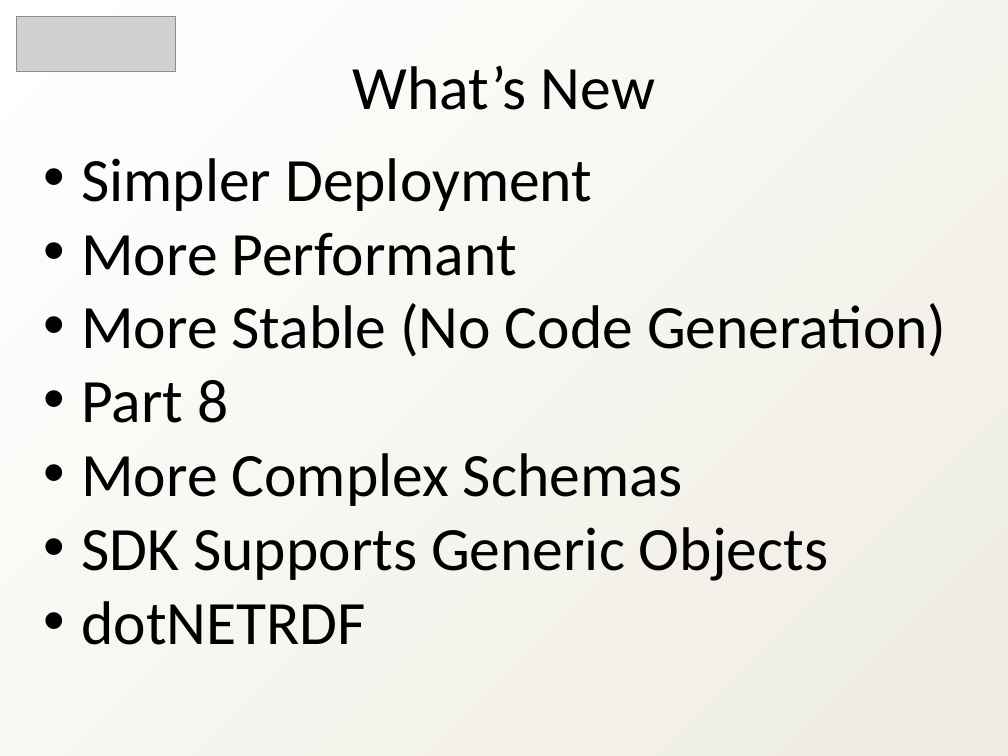
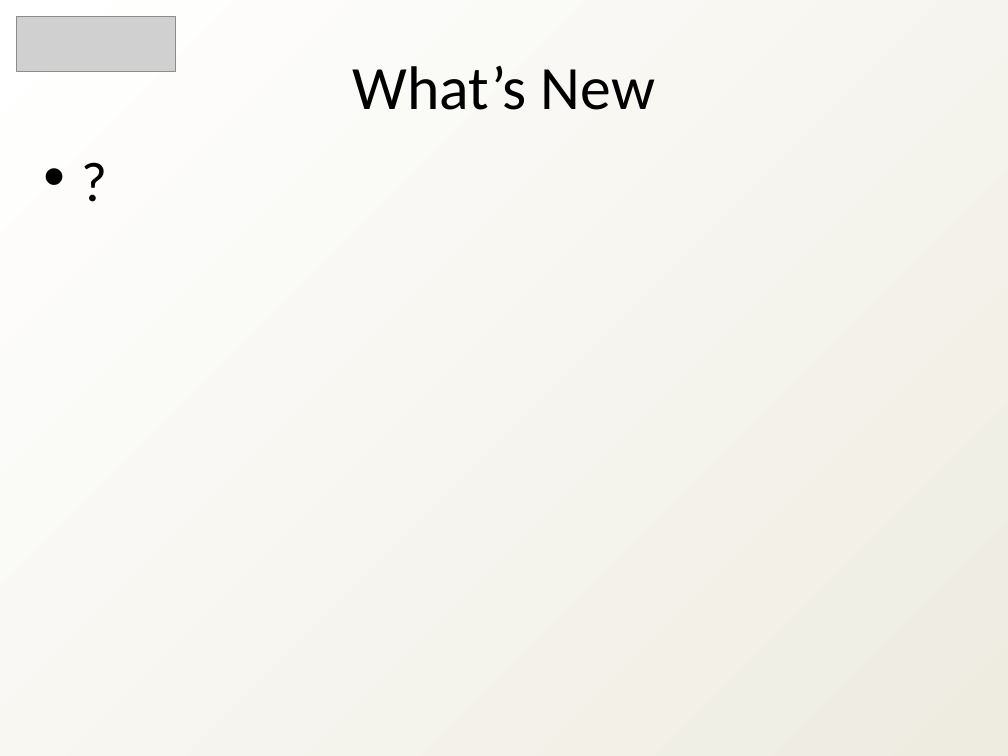
Before and after one commit to heyena/iring-tools, a slide deck: slide 3 of trunk/Documentation/iRINGTools_Overview_v2.1.0.ppt (slide 2 before the commit). Drawn at 1008x756 pixels with LibreOffice and Linux fonts; fonts in the diff are those of the drawing; grey boxes stand for pictures. Boxes give left, top, right and bottom in pixels: in the first picture for what was removed or moved away, otherwise in the second. Text is boxed around its words. In the diff, an @@ line names an element or a change of style, - is before the commit and + after.

```diff
--- a/trunk/Documentation/iRINGTools_Overview_v2.1.0.ppt
+++ b/trunk/Documentation/iRINGTools_Overview_v2.1.0.ppt
@@ text added at [33,134,974,219], 40 pt, text #000000 @@
+• ?
@@ text removed at [81,158,946,645] @@
-• Simpler Deployment
-• More Performant
-• More Stable (No Code Generation)
-• Part 8
-• More Complex Schemas
-• SDK Supports Generic Objects
-• dotNETRDF
```
Also in this commit, not shown: 12 other slides changed, 4 slides added, 1 slide removed.
